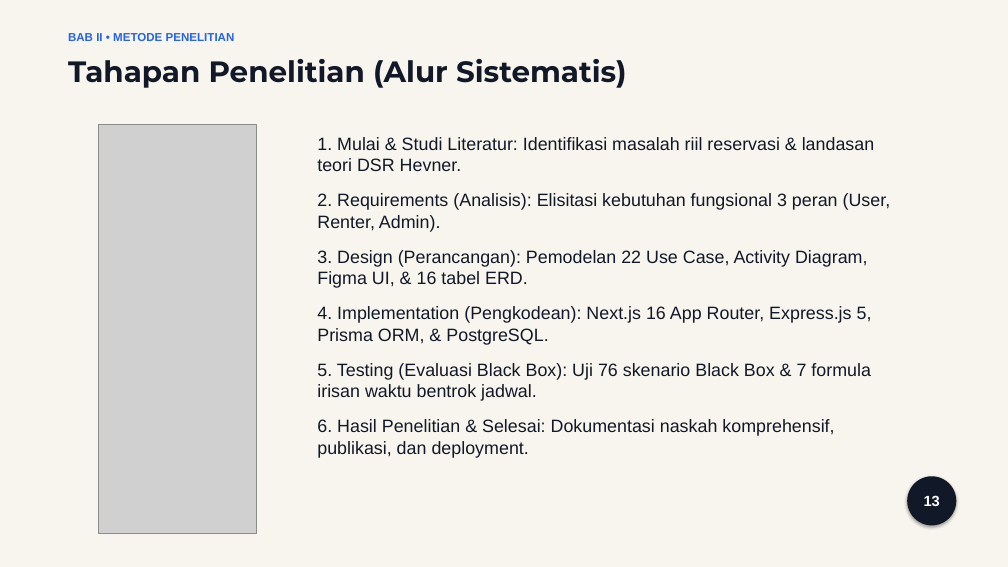
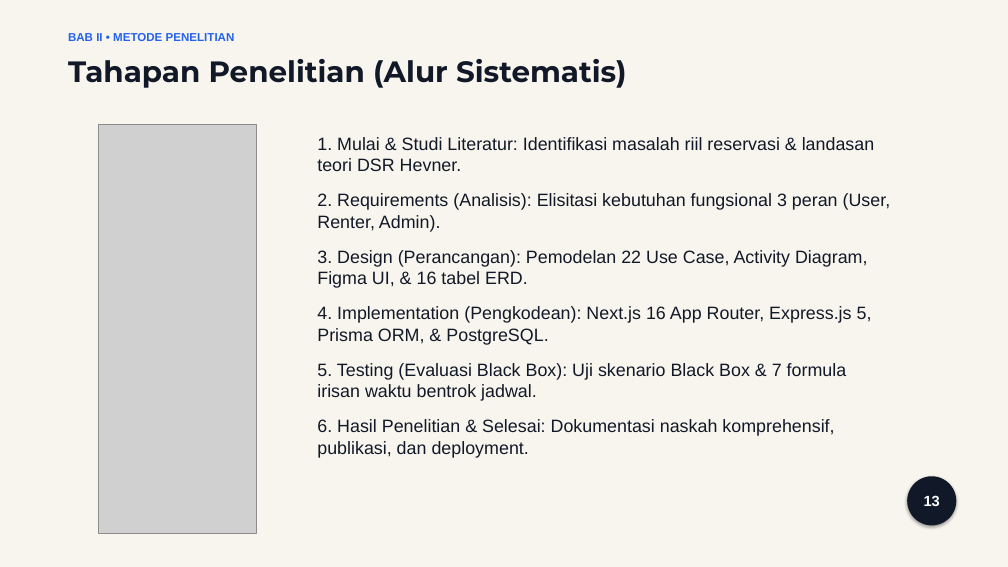
Before and after one commit to ztzrk/fieldmax, a slide deck: slide 13 of obsidian/Fieldmax/Presentasi_Seminar_Hasil_FieldMax.pptx. Drawn at 1008x567 pixels with LibreOffice and Linux fonts; fonts in the diff are those of the drawing; grey boxes stand for pictures. Boxes give left, top, right and bottom in pixels: in the first picture for what was removed or moved away, otherwise in the second. Text is boxed around its words. In the diff, an @@ line names an element or a change of style, - is before the commit and + after.

```diff
--- a/obsidian/Fieldmax/Presentasi_Seminar_Hasil_FieldMax.pptx
+++ b/obsidian/Fieldmax/Presentasi_Seminar_Hasil_FieldMax.pptx
@@ text at [317, 363, 847, 401]: text changed @@
-5. Testing (Evaluasi Black Box): Uji 76 skenario Black Box & 7 formula irisan waktu bentrok jadwal.
+5. Testing (Evaluasi Black Box): Uji skenario Black Box & 7 formula irisan waktu bentrok jadwal.
```
Also in this commit, not shown: 14 other slides changed, 1 slide removed, 27 other files.
